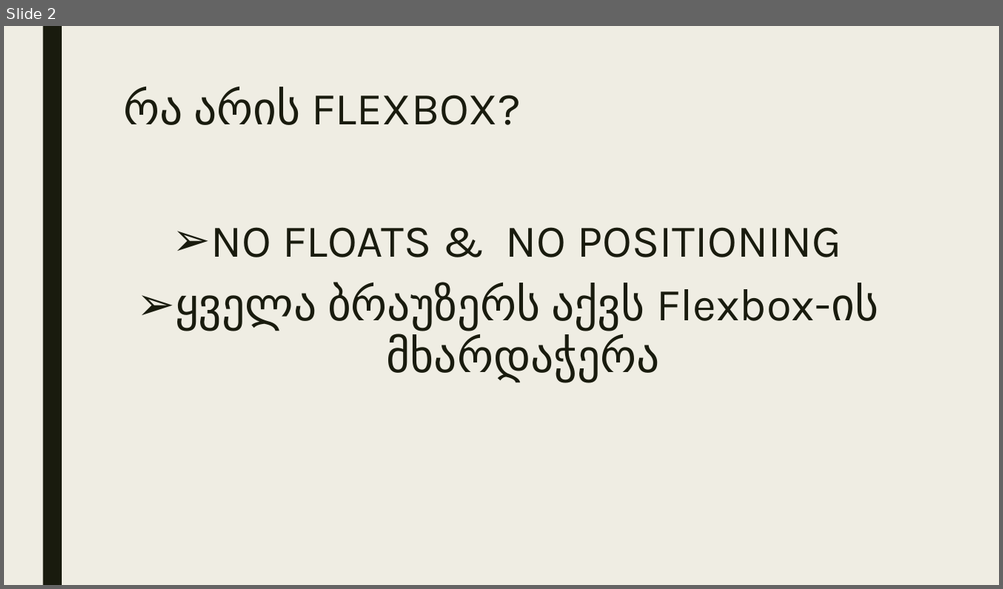
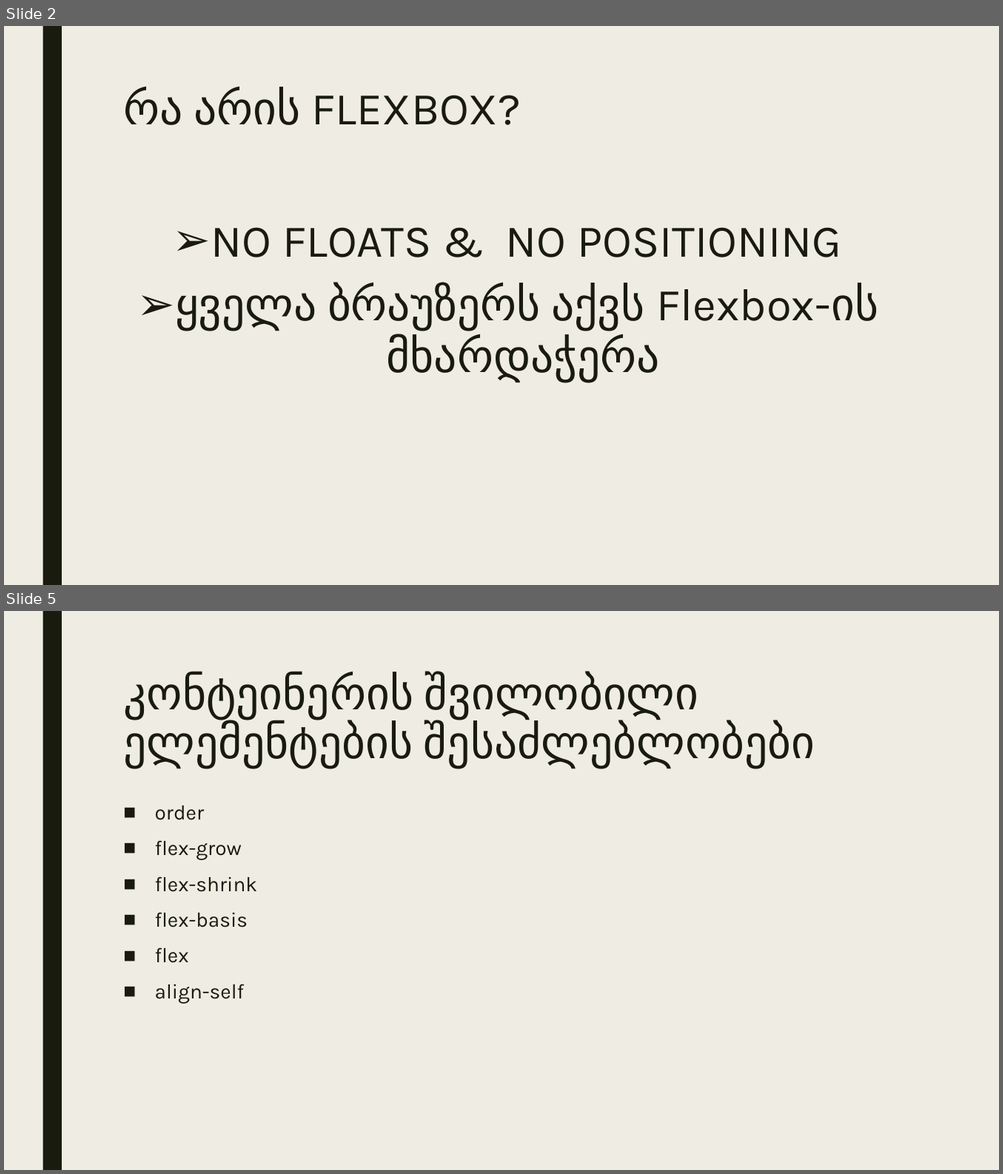
Before and after one commit to somebodyys/GAU_HTML-CSS, a slide deck: Presentation/FlexBOx.pptx. Shown one above the other, each under a label of ours: slide 2 before the commit, slides 2 and 5 after it; the slides between them are not shown. The pictures are 1003x589 and 1003x1174 pixels, drawn with LibreOffice and Linux fonts; fonts in the diff are those of the drawing. Boxes give left, top, right and bottom in pixels: in the first picture for what was removed or moved away, otherwise in the second. Text is boxed around its words. In the diff, an @@ line names an element or a change of style, - is before the commit and + after.

```diff
--- a/Presentation/FlexBOx.pptx
+++ b/Presentation/FlexBOx.pptx
@@ slide 5 added at [4, 611, 999, 1170], background #EFEDE3; not listed: 1 template element that a slide beside it also shows @@
@@ title added at [123, 672, 814, 768], 44 pt, text #191B0E @@
+კონტეინერის შვილობილი ელემენტების შესაძლებლობები
@@ text added at [155, 806, 258, 1004], 20 pt, text #191B0E @@
+■ order
+■ flex-grow
+■ flex-shrink
+■ flex-basis
+■ flex
+■ align-self
```
Also in this commit, not shown: 2 other slides added, 1 slide removed.
